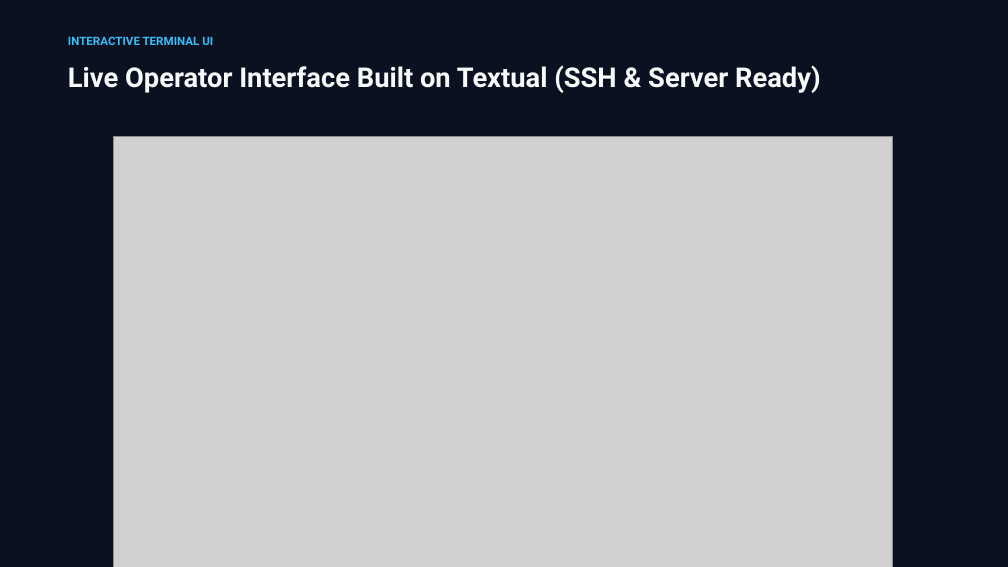
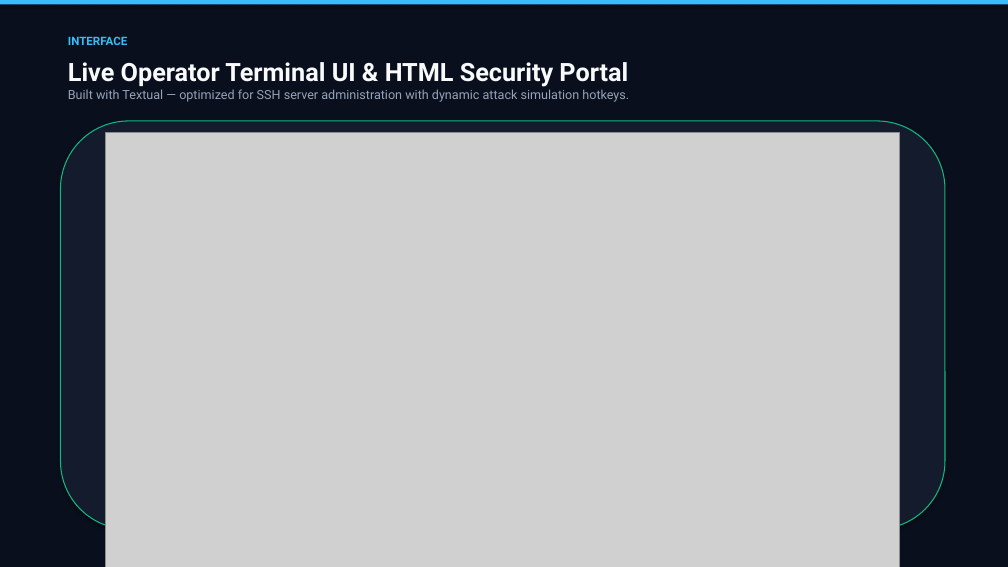
Before and after one commit to basithladdu/prahari, a slide deck: slide 6 of docs/PRAHARI.pptx. Drawn at 1008x567 pixels with LibreOffice and Linux fonts; fonts in the diff are those of the drawing; grey boxes stand for pictures. Boxes give left, top, right and bottom in pixels: in the first picture for what was removed or moved away, otherwise in the second. Text is boxed around its words. In the diff, an @@ line names an element or a change of style, - is before the commit and + after.

Commit message:
Deliver refined masterpiece presentation deck with high-impact visual design

```diff
--- a/docs/PRAHARI.pptx
+++ b/docs/PRAHARI.pptx
@@ rectangle at (x1=0, y1=0, x2=1008, y2=567): fill #0B1120 to #0A0F1D @@
@@ rectangle added at (x1=0, y1=0, x2=1008, y2=5), fill #38BDF8 @@
@@ text at (x1=68, y1=36, x2=127, y2=45): text changed; size 26 to 11 pt; text colour #F8FAFC to #38BDF8 @@
-Live Operator Interface Built on Textual (SSH & Server Ready)
+INTERFACE
@@ text removed at (x1=68, y1=36, x2=213, y2=45) @@
-INTERACTIVE TERMINAL UI
@@ text added at (x1=68, y1=62, x2=629, y2=102), 12 pt, text #94A3B8 @@
+Live Operator Terminal UI & HTML Security Portal
+Built with Textual — optimized for SSH server administration with dynamic attack simulation hotkeys.
@@ rounded rectangle added at (x1=60, y1=121, x2=945, y2=529), fill #131B2C, outline #10B981 1 pt @@
@@ picture resized from (x1=113, y1=136, x2=892, y2=567) to (x1=106, y1=132, x2=900, y2=567) @@
```
Also in this commit, not shown: 6 other slides changed.
